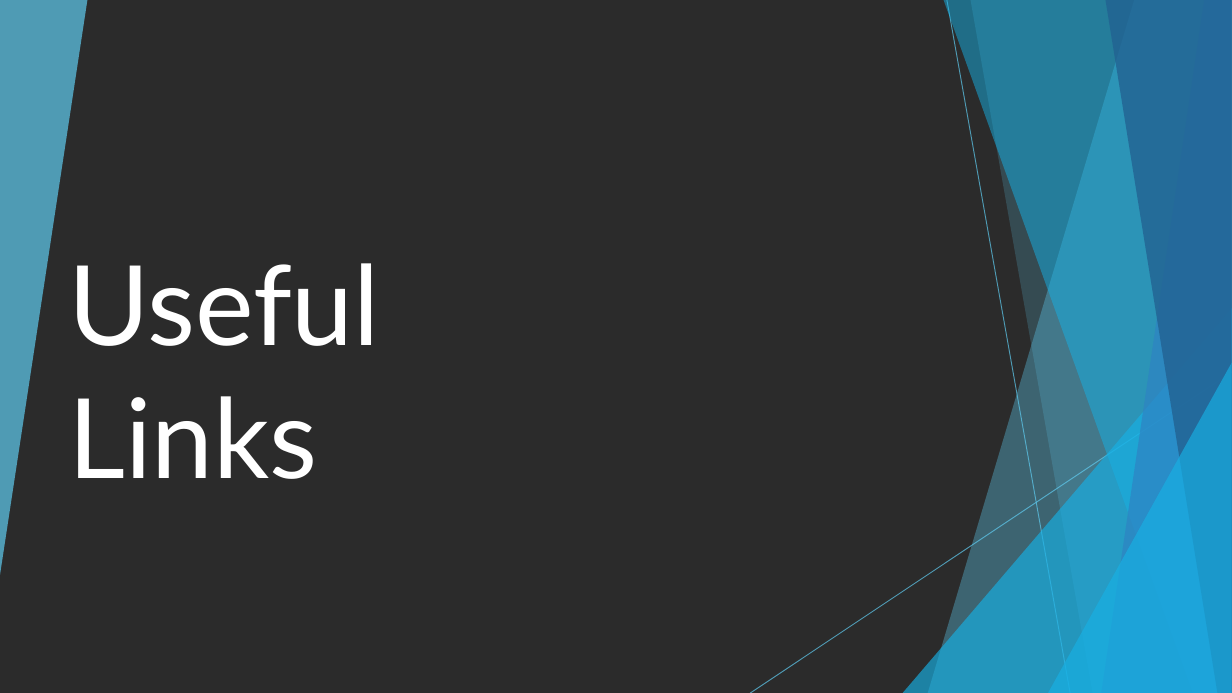
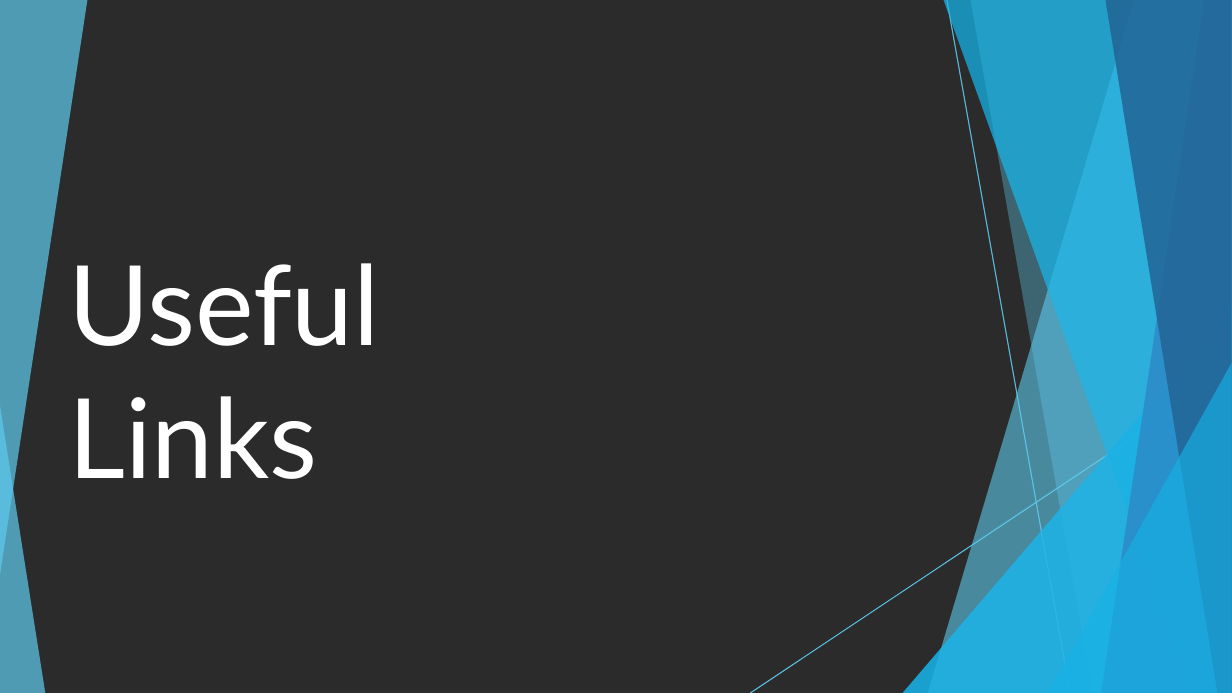
Before and after one commit to mikehowell/Cognitive-Services-Demo, a slide deck: slide 14 of Azure Cognitive Services.pptx. Drawn at 1232x693 pixels with LibreOffice and Linux fonts; fonts in the diff are those of the drawing; background and template pictures are left out; a plain dark background stands for a picture behind light text. Boxes give left, top, right and bottom in pixels: in the first picture for what was removed or moved away, otherwise in the second. Text is boxed around its words. In the diff, an @@ line names an element or a change of style, - is before the commit and + after.

```diff
--- a/Azure Cognitive Services.pptx
+++ b/Azure Cognitive Services.pptx
@@ group added at [750, 0, 1232, 693]: 5 freeform shapes, 2 lines, 2 triangles @@
@@ triangle added at [0, 406, 45, 693], fill #5FCBEF at 70% opacity @@
```
Also in this commit, not shown: 11 other slides changed.
